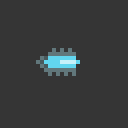
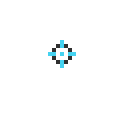
Comparing the layer stacks of the two 128px x 128px images. Changes:
moved "tail shade" into group "laster" over [40, 56, 48, 68]
moved "glow" into group "laster" over [36, 48, 76, 76]
moved "laser beam" into group "laster" over [44, 56, 80, 68]
hid group "old gun parts" (8 layers) over [24, 40, 96, 96]
added layer "crosshair circle" above "crosshair" over [52, 44, 72, 64]
added layer "crosshair" above "PlayerRef" over [48, 40, 76, 68]
hid "Rectangle 2" over [0, 0, 128, 128]
hid "Rectangle 1" over [0, 0, 128, 128]
